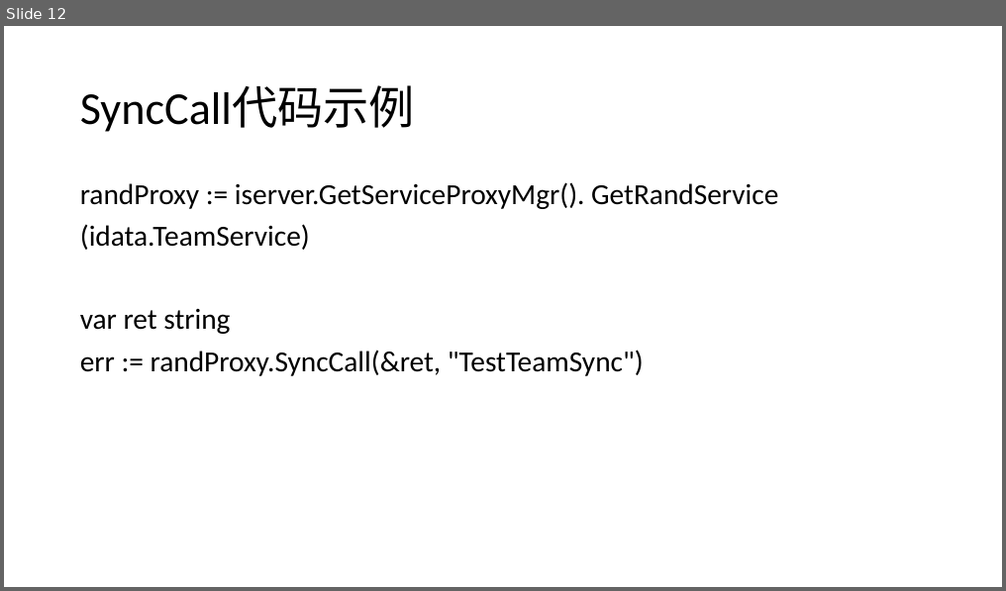
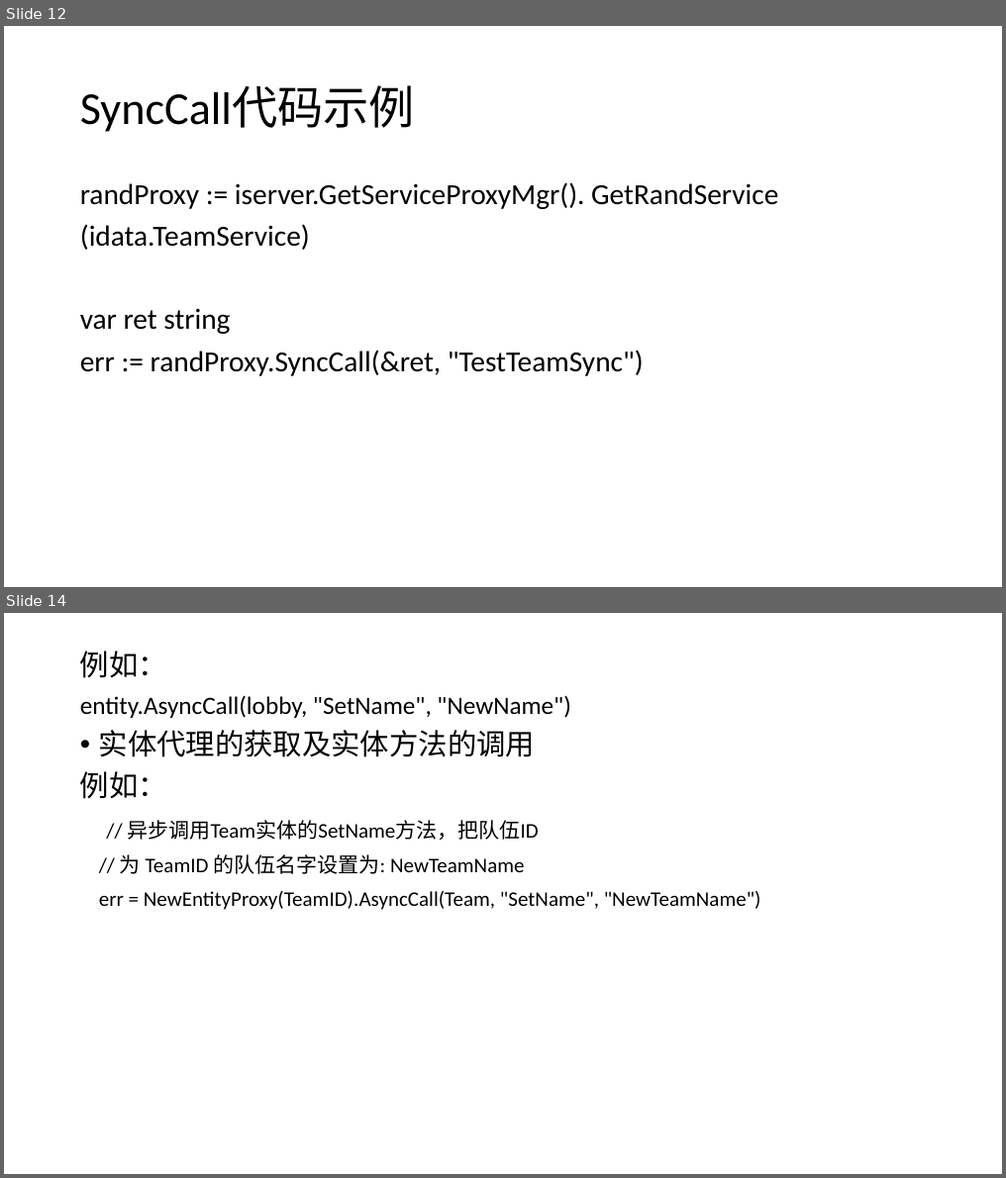
Before and after one commit to lawrencexfs/go-service, a slide deck: 服务器架构介绍.pptx. Shown one above the other, each under a label of ours: slide 12 before the commit, slides 12 and 14 after it; the slides between them are not shown. The pictures are 1006x591 and 1006x1178 pixels, drawn with LibreOffice and Linux fonts; fonts in the diff are those of the drawing. Boxes give left, top, right and bottom in pixels: in the first picture for what was removed or moved away, otherwise in the second. Text is boxed around its words. In the diff, an @@ line names an element or a change of style, - is before the commit and + after.

```diff
--- a/服务器架构介绍.pptx
+++ b/服务器架构介绍.pptx
@@ slide 14 added at bbox=[4, 613, 1002, 1174], background #FFFFFF @@
@@ text added at bbox=[80, 651, 761, 910], 20 pt, text #000000 @@
+例如：
+entity.AsyncCall(lobby, "SetName", "NewName")
+• 实体代理的获取及实体方法的调用
+例如：
+// 异步调用Team实体的SetName方法，把队伍ID
+// 为 TeamID 的队伍名字设置为: NewTeamName
+err = NewEntityProxy(TeamID).AsyncCall(Team, "SetName", "NewTeamName")
```
Also in this commit, not shown: 2 slides changed, 1 other slide added.
